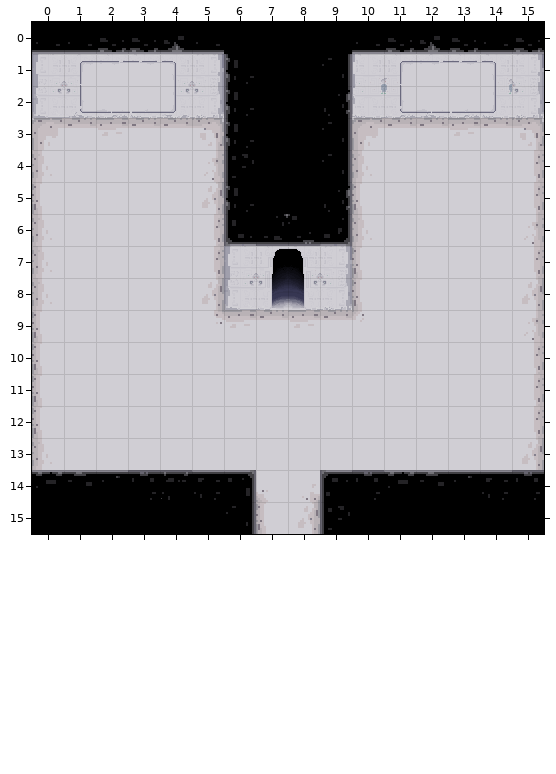
Tiled map, stored at core/assets/level4_map.tmx. Above is the file before it was changed.
Cells are 32x32 px. Shown: x 0..15, y 0..15.
The same view after the edit:
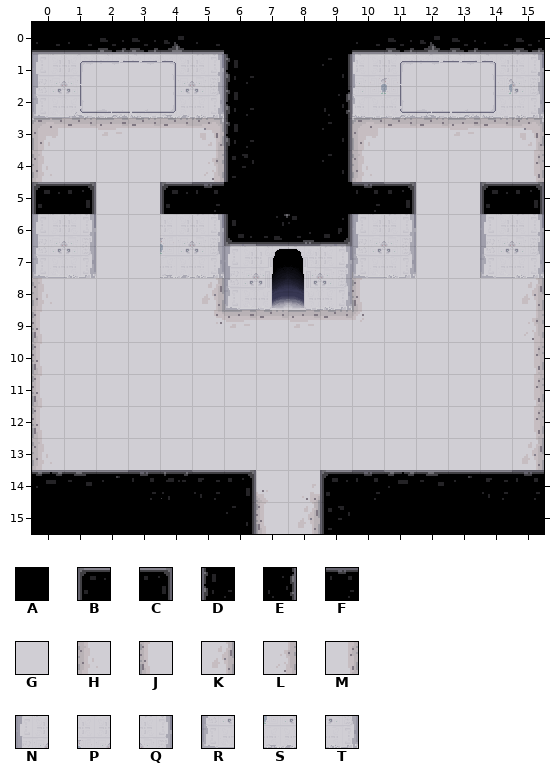
Key: from "finalTileset": A 0, B 1, C 2, D 3, E 4, F 22, G 32, H 37, J 38, K 45, L 46, M 47, N 64, P 68, Q 69, R 80, S 84, T 85.
_ is an empty cell.
Change:
Layer "Grundebene":
Tile G gives way to one hidden under a higher layer in row 5 at x 1, 4, 11 and 14.
Tile J gives way to one hidden under a higher layer in row 5 at x 0 and 10.
Tile K gives way to one hidden under a higher layer in row 5 at x 5.
Tile M gives way to one hidden under a higher layer in row 5 at x 15.
Tile A replaces tile D in row 5 at x 6.
Tile A replaces tile E in row 5 at x 9.
Tile N replaces tile G in row 6 at x 14.
Tile N replaces tile H in row 6 at x 0 and 10.
Tile P replaces tile G in row 6 at x 4.
Tile Q replaces tile G in row 6 at x 1 and 11.
Tile Q replaces tile L in row 6 at x 15.
Tile Q replaces tile M in row 6 at x 5.
Tile R replaces tile G in row 7 at x 14.
Tile R replaces tile H in row 7 at x 0.
Tile R replaces tile J in row 7 at x 10.
Tile S replaces tile G in row 7 at x 4.
Tile T replaces tile G in row 7 at x 1 and 11.
Tile T replaces tile M in row 7 at x 5 and 15.
Layer "Wand":
Tile B is added in row 5 at x 0, 4 and 14.
Tile C is added in row 5 at x 1, 11 and 15.
Tile F is added in row 5 at x 5 and 10.
